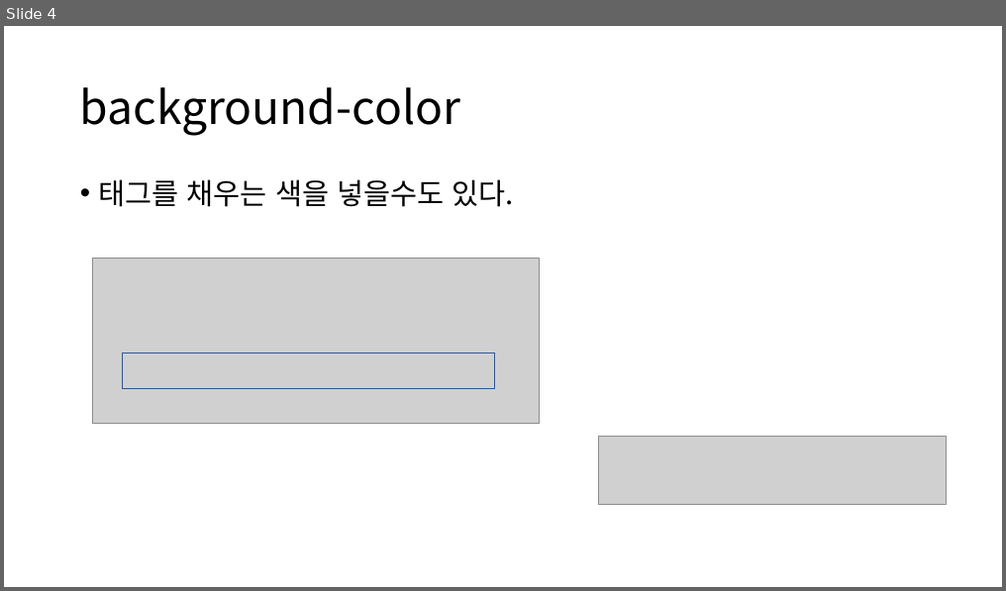
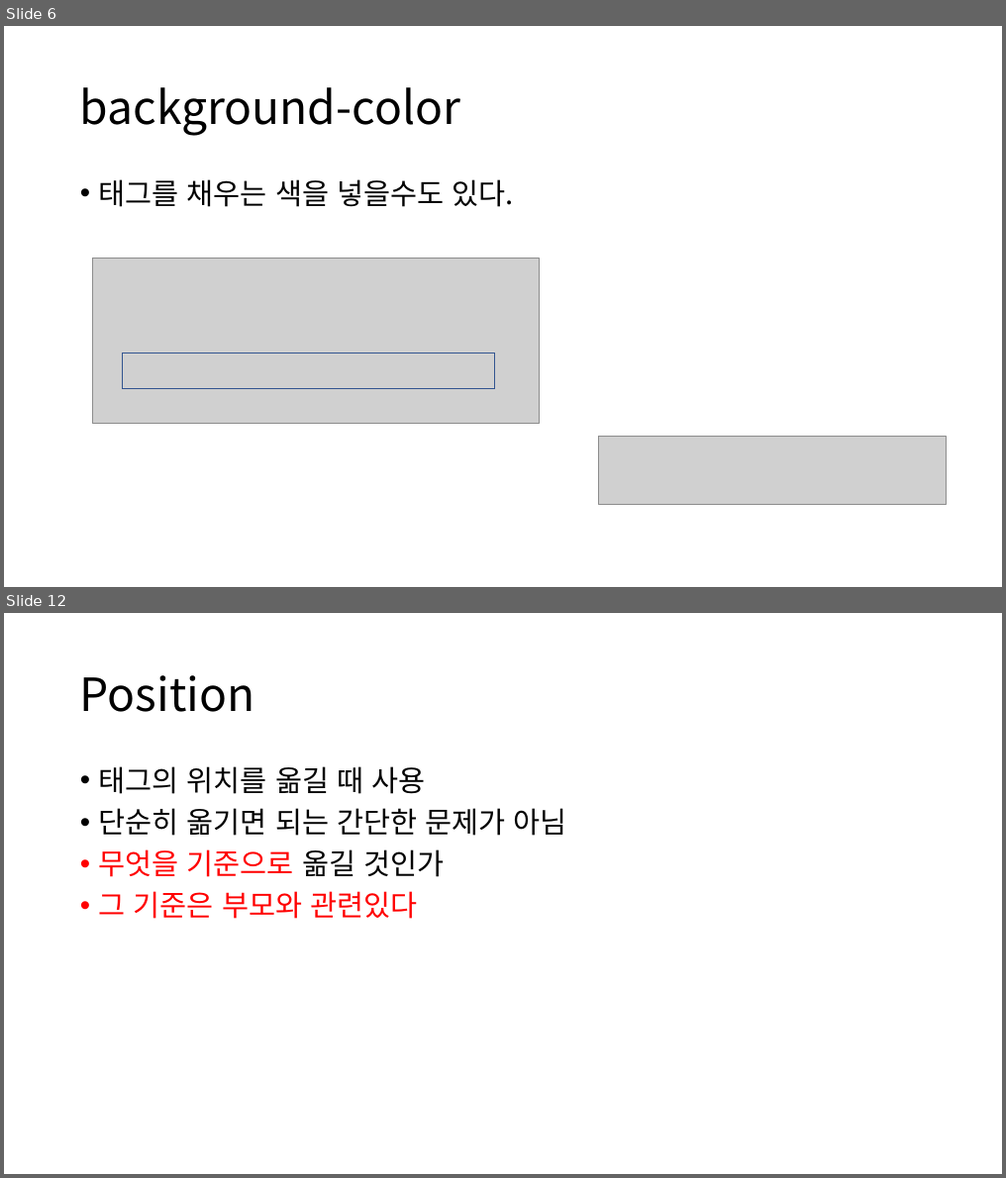
Before and after one commit to GNUCSAssistants/2021webprogramming, a slide deck: 수업/4. CSS(2)/PPT/4. CSS(2).pptx. Shown one above the other, each under a label of ours: slide 4 before the commit, slides 6 and 12 after it; the slides between them are not shown. The pictures are 1006x591 and 1006x1178 pixels, drawn with LibreOffice and Linux fonts; fonts in the diff are those of the drawing; grey boxes stand for pictures. Boxes give left, top, right and bottom in pixels: in the first picture for what was removed or moved away, otherwise in the second. Text is boxed around its words. In the diff, an @@ line names an element or a change of style, - is before the commit and + after.

```diff
--- a/수업/4. CSS(2)/PPT/4. CSS(2).pptx
+++ b/수업/4. CSS(2)/PPT/4. CSS(2).pptx
@@ slide 12 added at box(4, 613, 1002, 1174), background #FFFFFF @@
@@ title added at box(80, 675, 255, 712), 44 pt, text #000000 @@
+Position
@@ text added at box(99, 766, 567, 919), 28 pt, text #000000 @@
+• 태그의 위치를 옮길 때 사용
+• 단순히 옮기면 되는 간단한 문제가 아님
+• 무엇을 기준으로 옮길 것인가
+• 그 기준은 부모와 관련있다
@@ what was slide 4 is now slide 6 @@
```
Also in this commit, not shown: 21 other slides added, 3 other files.
